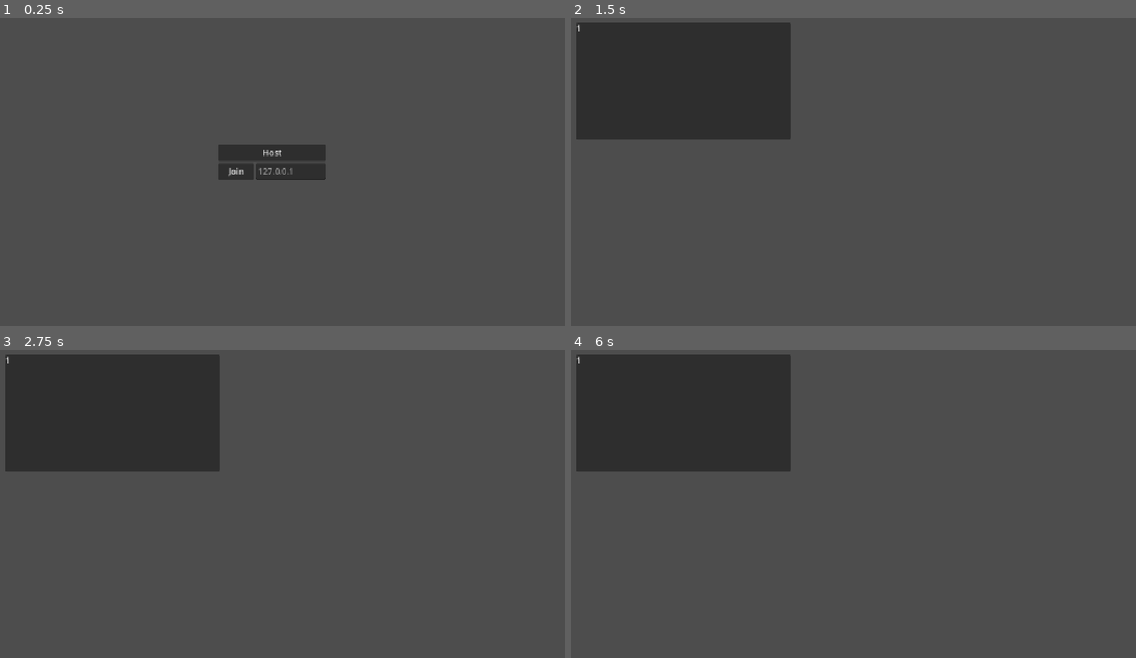
Above: before the commit, frames 1-4 (two rows, left to right).
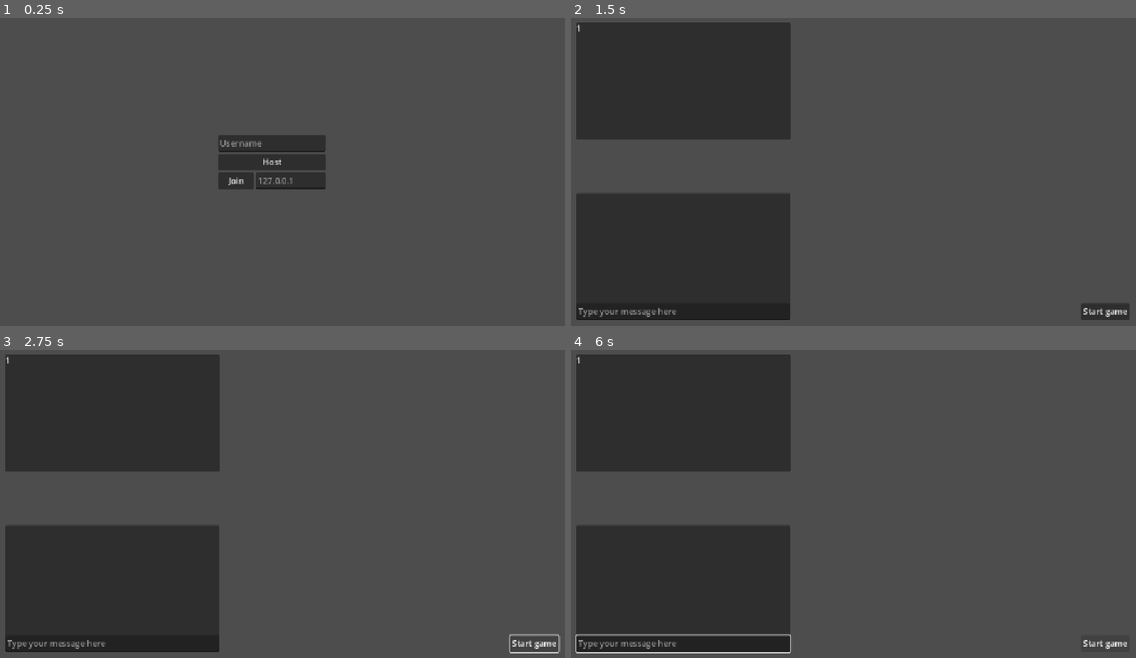
Above: after the commit, the same moments.

Repository: Senatauro/godoto
Game: Godot game, scene res://experiments/multiplayer/scenes/mainMenu.tscn
The game is run twice, just before and just after one commit, with the same random seed, the same clock (stepped at 60 frames per second) and the same inputs. This scene is started directly instead of the project's main scene.
Inputs (mouse positions are in pixels of both pictures, inside the frame that each line leads up to):
- Up to frame 1 (0.25 s): no input
- Up to frame 2 (1.5 s): tap Enter at 0.5 s; hold Up (mover_direita) 0.53-1.25 s; click "Host" at 1.25 s
- Up to frame 3 (2.75 s): click (536, 642) at 2 s, where only the run after the commit has a clickable "Start game"
- Up to frame 4 (6 s): click (1107, 642) at 2.75 s, where only the run after the commit has a clickable "Start game"; tap Space at 3.5, 5 s; hold S (mover_baixo) 3.53-4.28 s; tap Enter at 4.25, 5.75 s; hold Up (mover_direita) 4.28-5.03 s; hold W (mover_cima) 5.03-5.78 s; hold Left (mover_esquerda) from 5.78 s (still down)

The runs differ from the first frame. In frame 1, 1.5% of the frame differs, in the area x 38-58%, y 38-56%; in frame 2, 16%, in the area x 0-99%, y 57-99%; in frame 3, 16%; in frame 4, 15%.

Commit message:
Implement lobby message system and start implementing playerData management

Diff:
--- a/experiments/multiplayer/scenes/lobby.tscn
+++ b/experiments/multiplayer/scenes/lobby.tscn
@@ -11,17 +11,61 @@
 grow_vertical = 2
 script = ExtResource("1_adtux")
 
-[node name="Panel" type="Panel" parent="."]
+[node name="userListPanel" type="Panel" parent="."]
 layout_mode = 0
 offset_left = 64.0
 offset_top = 56.0
 offset_right = 476.0
 offset_bottom = 280.0
 
-[node name="userList" type="VBoxContainer" parent="Panel"]
+[node name="userList" type="VBoxContainer" parent="userListPanel"]
 layout_mode = 1
 anchors_preset = 15
 anchor_right = 1.0
 anchor_bottom = 1.0
 grow_horizontal = 2
 grow_vertical = 2
+
+[node name="chatPanel" type="Panel" parent="."]
+layout_mode = 0
+offset_left = 64.0
+offset_top = 384.0
+offset_right = 475.0
+offset_bottom = 627.0
+
+[node name="VSplitContainer" type="VSplitContainer" parent="chatPanel"]
+layout_mode = 1
+anchors_preset = 15
+anchor_right = 1.0
+anchor_bottom = 1.0
+grow_horizontal = 2
+grow_vertical = 2
+split_offset = 775
+
+[node name="ScrollContainer" type="ScrollContainer" parent="chatPanel/VSplitContainer"]
+layout_mode = 2
+horizontal_scroll_mode = 0
+
+[node name="messageHistory" type="VBoxContainer" parent="chatPanel/VSplitContainer/ScrollContainer"]
+layout_mode = 2
+
+[node name="messageInput" type="LineEdit" parent="chatPanel/VSplitContainer"]
+layout_mode = 2
+placeholder_text = "Type your message here"
+
+[node name="startGame" type="Button" parent="."]
+layout_mode = 1
+anchors_preset = 3
+anchor_left = 1.0
+anchor_top = 1.0
+anchor_right = 1.0
+anchor_bottom = 1.0
+offset_left = -119.0
+offset_top = -52.0
+offset_right = -26.0
+offset_bottom = -21.0
+grow_horizontal = 0
+grow_vertical = 0
+text = "Start game"
+
+[connection signal="text_submitted" from="chatPanel/VSplitContainer/messageInput" to="." method="_on_message_input_text_submitted"]
--- a/experiments/multiplayer/scenes/lobbyManager.gd
+++ b/experiments/multiplayer/scenes/lobbyManager.gd
@@ -15,6 +15,29 @@
 		register_new_user.rpc_id(1, multiplayer.get_unique_id());
 	pass # Replace with function body.
 
+func remove_user(player_id: int):
+	print("Removed user")
+	players = players.filter(func(player): return player != player_id)
+	print("Players: ", players)
+	update_user_list_on_clients.rpc(players)
+
+func update_ui():
+	for children in $userListPanel/userList.get_children():
+		children.queue_free()
+	for user in players:
+		var label = Label.new();
+		label.text = str(user)
+		$userListPanel/userList.add_child(label);
+	pass
+
+# Send message
+func _on_message_input_text_submitted(message: String) -> void:
+	message = str(multiplayer.get_unique_id()) + ": " + message
+	send_chat_message.rpc(message);
+	pass # Replace with function body.
+
+
+# RPCs
 # any_peer: Anyone can call this
 # call_local: The function can be called on the local peer, usefull if the players is also the server
 # reliable: will be delivered
@@ -26,12 +49,6 @@
 		players.append(player_id);
 		update_user_list_on_clients.rpc(players);
 
-func remove_user(player_id: int):
-	print("Removed user")
-	players = players.filter(func(player): return player != player_id)
-	print("Players: ", players)
-	update_user_list_on_clients.rpc(players)
-
 # authority: Only the server can call this
 # call_local: The function can be called on the local peer
 # reliable: Will be delivered
@@ -42,11 +59,16 @@
 	update_ui()
 	pass
 
-func update_ui():
-	for children in $Panel/userList.get_children():
-		children.queue_free()
-	for user in players:
-		var label = Label.new();
-		label.text = str(user)
-		$Panel/userList.add_child(label)
+# any_peer: Anyone can call this
+# call_local: will also be executed on the local client
+# reliable: will be delivered
+# 3: channel this will be sent on
+@rpc("any_peer", "call_local", "reliable", 3)
+func send_chat_message(message: String):
+	var newMessage = Label.new()
+	newMessage.text = message;
+	var labelSize = $chatPanel/VSplitContainer/ScrollContainer/messageHistory.size.x
+	newMessage.custom_minimum_size.x = labelSize
+	newMessage.autowrap_mode = TextServer.AUTOWRAP_ARBITRARY
+	$chatPanel/VSplitContainer/ScrollContainer/messageHistory.add_child(newMessage);
 	pass
--- a/experiments/multiplayer/scenes/mainMenu.tscn
+++ b/experiments/multiplayer/scenes/mainMenu.tscn
@@ -29,6 +29,13 @@
 alignment = 1
 vertical = true
 
+[node name="usernameInput" type="LineEdit" parent="BoxContainer"]
+custom_minimum_size = Vector2(135, 0)
+layout_mode = 2
+size_flags_horizontal = 3
+placeholder_text = "Username"
+max_length = 15
+
 [node name="hostBtn" type="Button" parent="BoxContainer"]
 layout_mode = 2
 text = "Host"
@@ -48,6 +55,7 @@
 placeholder_text = "127.0.0.1"
 max_length = 15
 
+[connection signal="text_changed" from="BoxContainer/usernameInput" to="." method="_on_username_input_text_changed"]
 [connection signal="pressed" from="BoxContainer/hostBtn" to="." method="_on_host_btn_pressed"]
 [connection signal="pressed" from="BoxContainer/joinGroup/joinBtn" to="." method="_on_join_btn_pressed"]
 [connection signal="text_changed" from="BoxContainer/joinGroup/ipInput" to="." method="_on_ip_input_text_changed"]
--- a/experiments/multiplayer/scenes/main_menu.gd
+++ b/experiments/multiplayer/scenes/main_menu.gd
@@ -38,3 +38,7 @@
 	print("Client connected");
 	get_tree().change_scene_to_packed(lobby_scene);
 	pass
+
+func _on_username_input_text_changed(new_text:String) -> void:
+
+	pass # Replace with function body.
--- /dev/null
+++ b/experiments/multiplayer/scripts/playerDataManager.gd
@@ -0,0 +1,13 @@
+extends Node
+
+var playerData = { "name": "name"};
+var SAVE_FILE_PATH = "user://player_data.json"
+
+# https://docs.godotengine.org/en/stable/tutorials/io/data_paths.html
+func _init() -> void:
+    print(SAVE_FILE_PATH)
+    pass
+
+func load_player_data():
+
+    pass
--- a/project.godot
+++ b/project.godot
@@ -19,6 +19,7 @@
 
 CommandExecutor="*res://3D/experiments/command/scripts/command/commandExecutor.gd"
 MultiplayerManager="*res://experiments/multiplayer/scripts/multiplayerManager.gd"
+PlayerDataManager="*res://experiments/multiplayer/scripts/playerDataManager.gd"
 
 [display]
 
Not shown, added: experiments/multiplayer/scripts/playerDataManager.gd.uid
